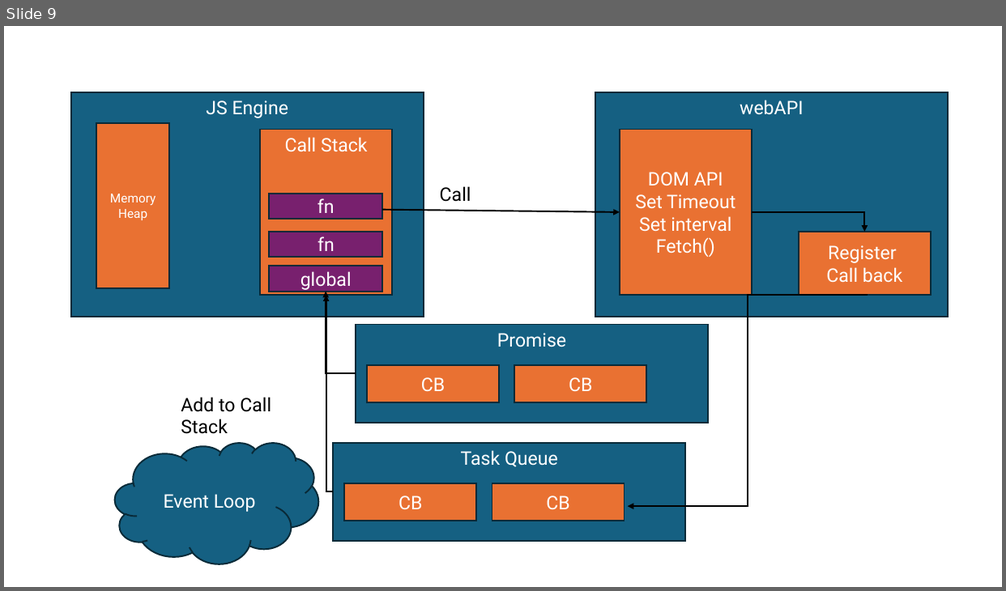
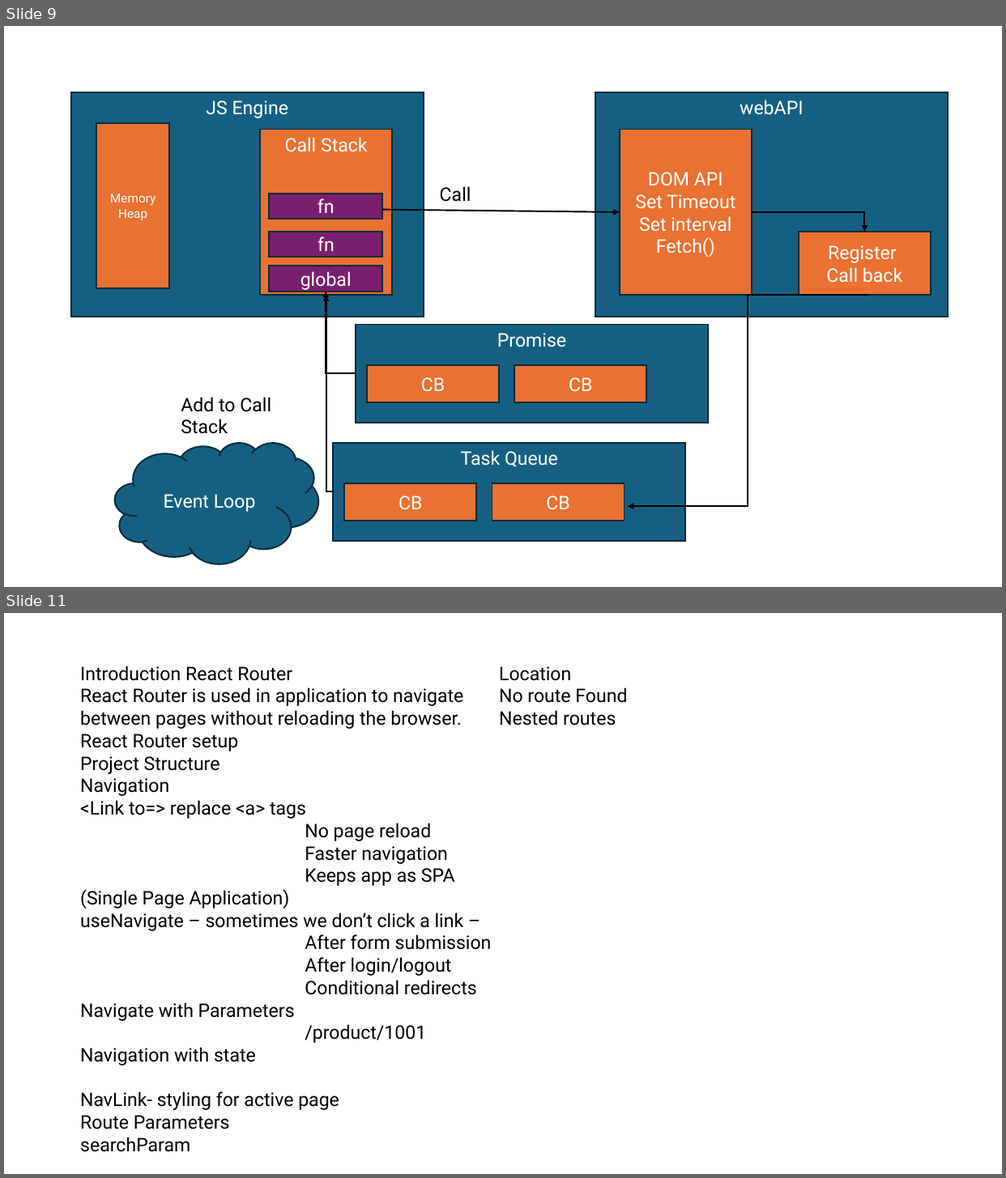
Before and after one commit to PiyushChaturvedii/Batch06, a slide deck: ReactJS/Reactjs.pptx. Shown one above the other, each under a label of ours: slide 9 before the commit, slides 9 and 11 after it; the slides between them are not shown. The pictures are 1006x591 and 1006x1178 pixels, drawn with LibreOffice and Linux fonts; fonts in the diff are those of the drawing. Boxes give left, top, right and bottom in pixels: in the first picture for what was removed or moved away, otherwise in the second. Text is boxed around its words. In the diff, an @@ line names an element or a change of style, - is before the commit and + after.

Commit message:
routerparams

```diff
--- a/ReactJS/Reactjs.pptx
+++ b/ReactJS/Reactjs.pptx
@@ slide 11 added at [4, 613, 1002, 1174], background #FFFFFF @@
@@ text added at [80, 666, 492, 1152], 18 pt, text #000000 @@
+Introduction React Router
+React Router is used in application to navigate between pages without reloading the browser.
+React Router setup
+Project Structure
+Navigation
+<Link to=> replace <a> tags
+No page reload
+Faster navigation
+Keeps app as SPA (Single Page Application)
+useNavigate – sometimes we don’t click a link –
+After form submission
+After login/logout
+Conditional redirects
+Navigate with Parameters
+/product/1001
+Navigation with state
+NavLink- styling for active page
+Route Parameters
+searchParam
+Location
+No route Found
+Nested routes
```
Also in this commit, not shown: 1 slide changed, 33 other files.
